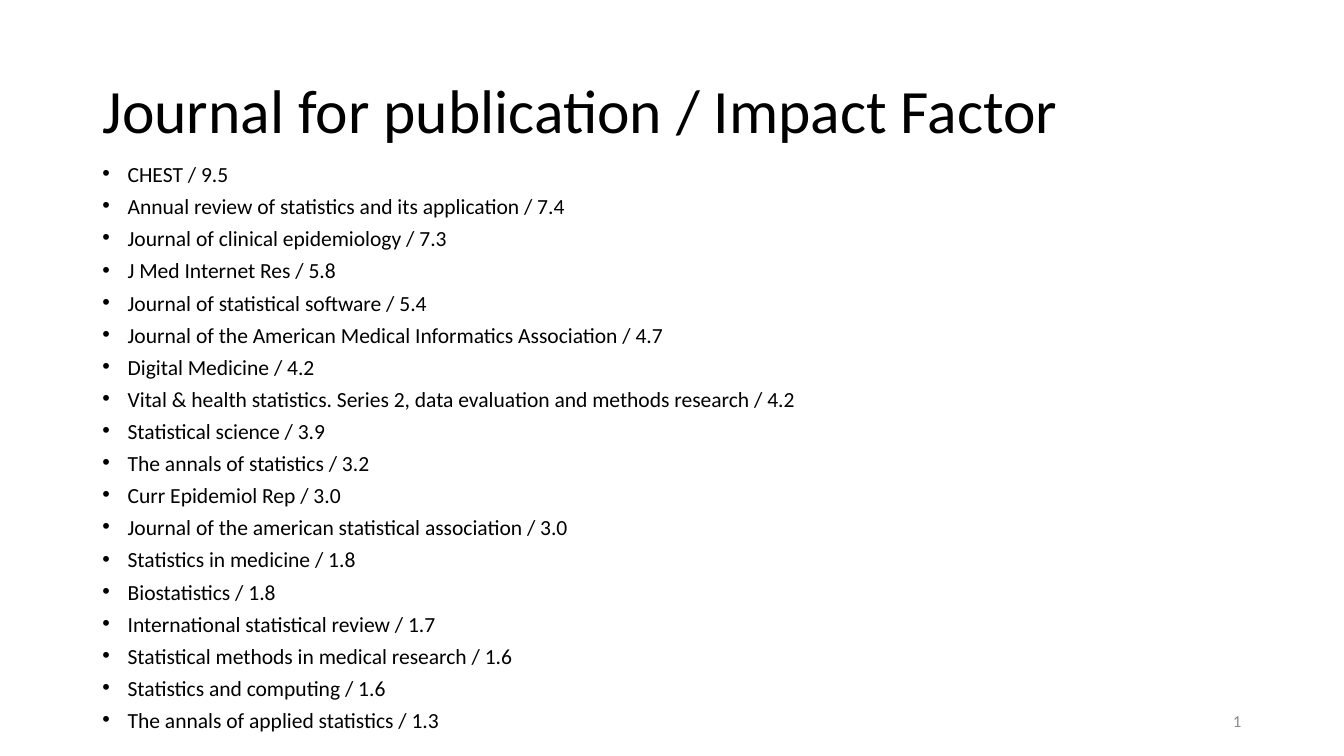
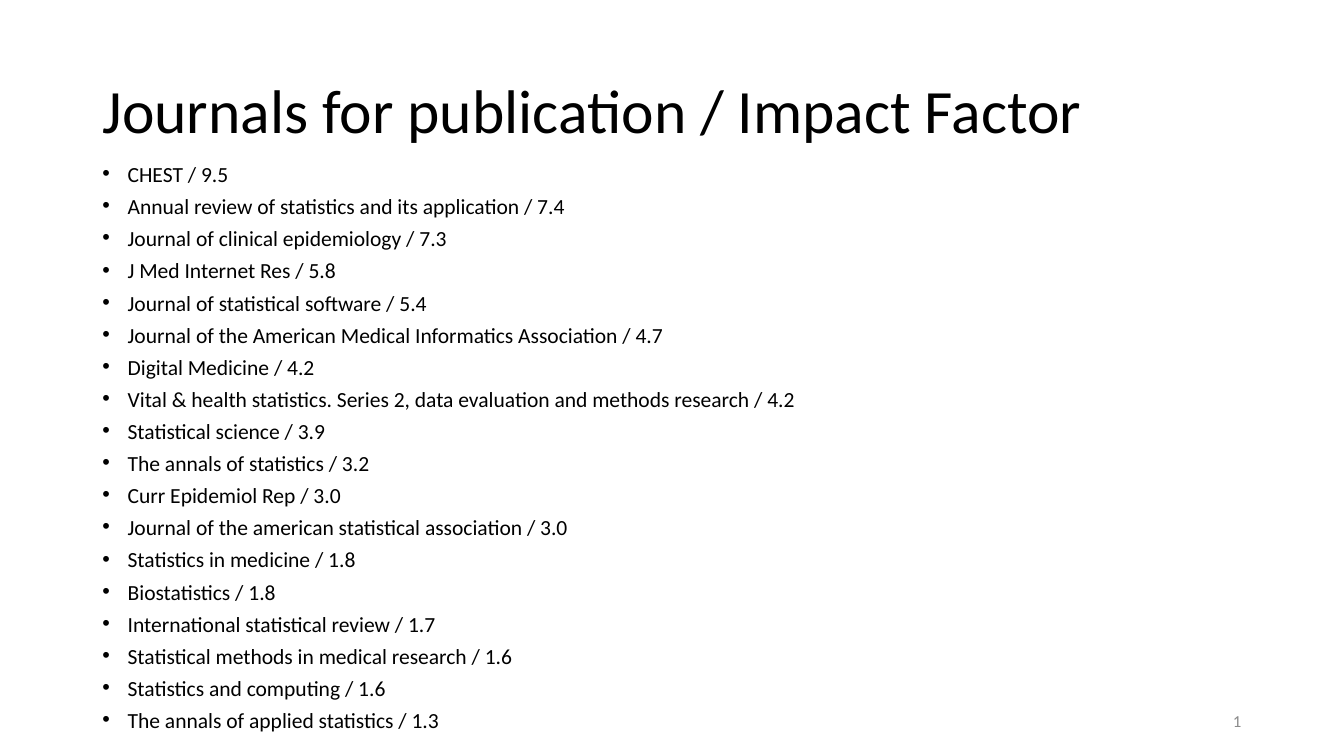
Before and after one commit to HP2-data/methodo_longitudinal_data, a slide deck: slide 1 of Documents/Journaux_indications.pptx. Drawn at 1344x756 pixels with LibreOffice and Linux fonts; fonts in the diff are those of the drawing. Boxes give left, top, right and bottom in pixels: in the first picture for what was removed or moved away, otherwise in the second. Text is boxed around its words. In the diff, an @@ line names an element or a change of style, - is before the commit and + after.

Commit message:
Editing for a specific journal

```diff
--- a/Documents/Journaux_indications.pptx
+++ b/Documents/Journaux_indications.pptx
@@ title at [102,90,1081,143]: text changed @@
-Journal for publication / Impact Factor
+Journals for publication / Impact Factor
```
Also in this commit, not shown: 5 other files.
